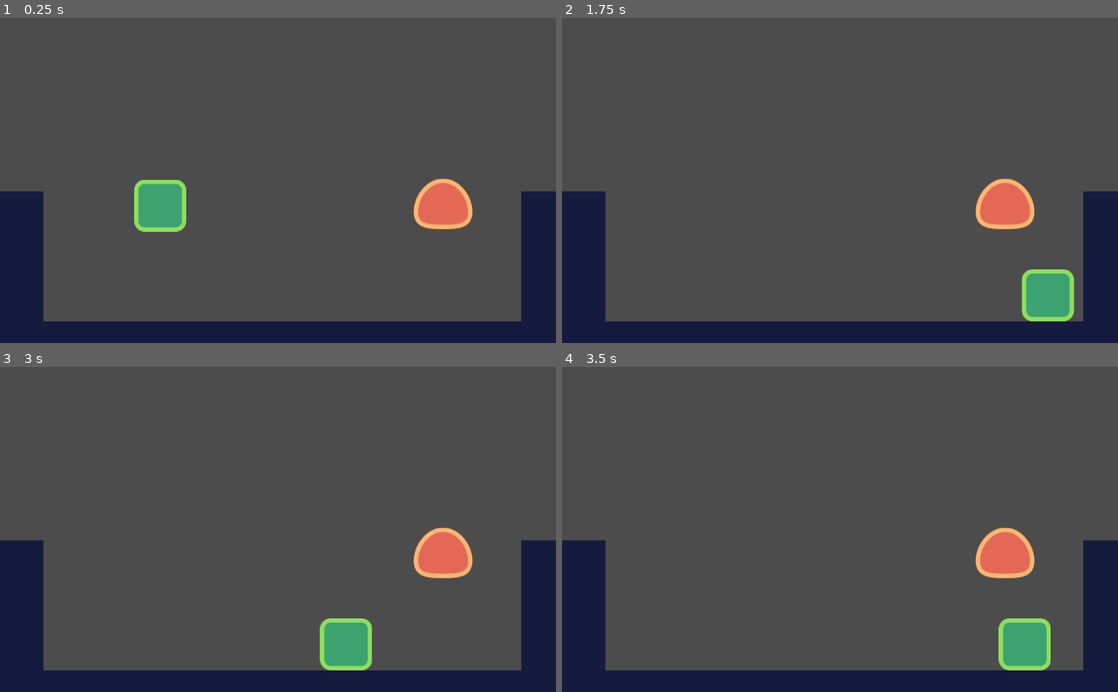
Above: before the commit, frames 1-4 (two rows, left to right).
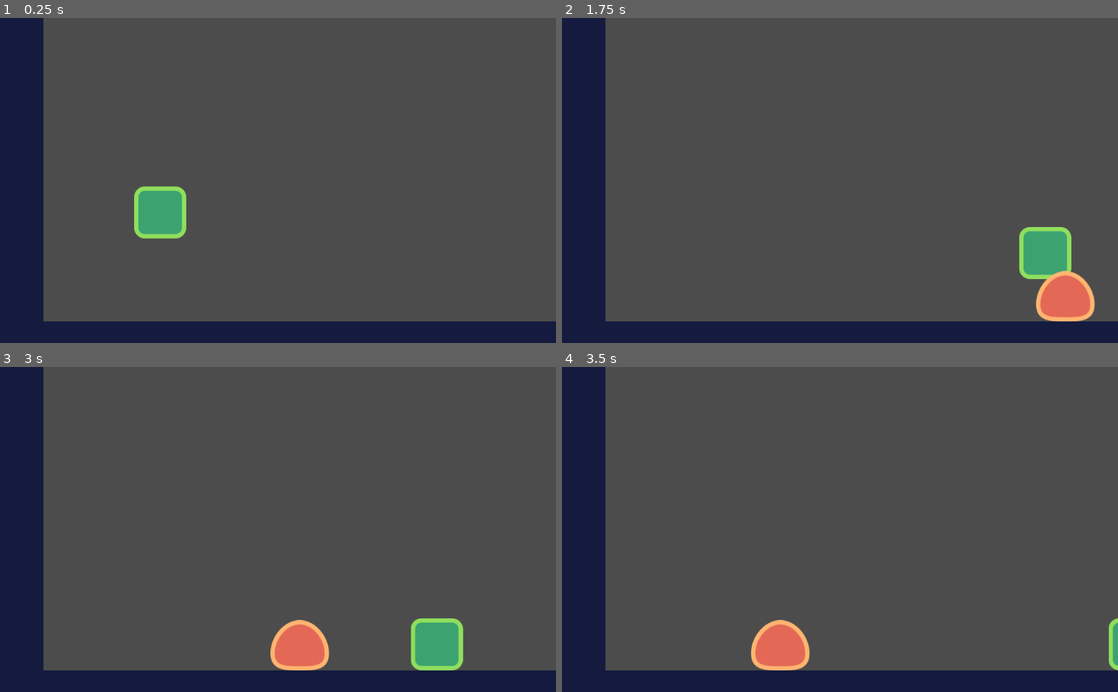
Above: after the commit, the same moments.

Repository: athomicus/Platformer
Game: Godot game, scene res://src/Levels/LevelTemplate.tscn
The game is run twice, just before and just after one commit, with the same random seed, the same clock (stepped at 60 frames per second) and the same inputs. The project has no main scene, so this scene is started directly.
Inputs:
- Up to frame 1 (0.25 s): no input
- Up to frame 2 (1.75 s): hold D (move_right) from 0.53 s (still down); tap W (move_up) at 0.77, 1.52 s
- Up to frame 3 (3 s): release D (move_right) at 2.03 s; hold A (move_left) 2.03-2.78 s; hold D (move_right) from 2.78 s (still down)
- Up to frame 4 (3.5 s): keep holding D (move_right); tap W (move_up) at 3.02 s

The runs differ from the first frame. In frame 1, 8.7% of the frame differs, in the area x 0-100%, y 0-94%; in frame 2, 11%; in frame 3, 12%; in frame 4, 11%.

Commit message:
Update Actor

Diff:
--- a/src/Actor/Actor.gd
+++ b/src/Actor/Actor.gd
@@ -4,8 +4,10 @@
 export var gravity: = 3000.0
 var velocity: = Vector2.ZERO 		#Vector2(300,0)
 
-func _physics_process(delta) -> void:
-	velocity.y += gravity * delta
-	if (Input.is_action_pressed("Escape")):
-		get_tree().quit()
+#Actor ma grawitacje
+#func _physics_process(delta) -> void:
+	#velocity.y += gravity * delta
+
+	#if (Input.is_action_pressed("Escape")):
+	#	get_tree().quit()
 	#velocity.y = max(velocity.y,speed.y)
--- a/src/Actor/Enemy.gd
+++ b/src/Actor/Enemy.gd
@@ -5,16 +5,14 @@
 # Declare member variables here. Examples:
 # var a: int = 2
 # var b: String = "text"
+func _ready() -> void:
+	velocity.x = -speed.x
+
 
 func _physics_process(delta) -> void:
-	var c: = 0
-
-# Called when the node enters the scene tree for the first time.
-func _ready() -> void:
-	pass # Replace with function body.
+	velocity.y += gravity * delta
+	if is_on_wall():
+		velocity  *= -1.0
 
 
-
-# Called every frame. 'delta' is the elapsed time since the previous frame.
-#func _process(delta: float) -> void:
-#	pass
+	velocity.y = move_and_slide(velocity, Vector2.UP).y
--- a/src/Actor/Player.gd
+++ b/src/Actor/Player.gd
@@ -6,6 +6,7 @@
 
 
 func _physics_process(delta: float) -> void:
+	velocity.y += gravity * delta
 	var is_jump_interrupted: = Input.is_action_just_released("move_up") and velocity.y < 0.0
 	var direction: = get_direction()
 	#velocity = speed * direction
--- a/src/Actor/_Enemy.tscn
+++ b/src/Actor/_Enemy.tscn
@@ -18,3 +18,5 @@
 [node name="CollisionShape2D" type="CollisionShape2D" parent="."]
 position = Vector2( -0.5, -41 )
 shape = SubResource( 1 )
+
+[node name="VisibilityEnabler2D" type="VisibilityEnabler2D" parent="."]
--- a/src/Levels/LevelTemplate.tscn
+++ b/src/Levels/LevelTemplate.tscn
@@ -86,10 +86,10 @@
 collision_layer = 8
 collision_mask = 0
 format = 1
-tile_data = PoolIntArray( 262144, 0, 0, 262156, 0, 0, 327680, 0, 0, 327692, 0, 0, 393216, 0, 0, 393228, 0, 0, 458752, 0, 0, 458753, 0, 0, 458754, 0, 0, 458755, 0, 0, 458756, 0, 0, 458757, 0, 0, 458758, 0, 0, 458759, 0, 0, 458760, 0, 0, 458761, 0, 0, 458762, 0, 0, 458763, 0, 0, 458764, 0, 0 )
+tile_data = PoolIntArray( -196608, 0, 0, -196589, 0, 0, -131072, 0, 0, -131053, 0, 0, -65536, 0, 0, -65517, 0, 0, 0, 0, 0, 19, 0, 0, 65536, 0, 0, 65555, 0, 0, 131072, 0, 0, 131091, 0, 0, 196608, 0, 0, 196627, 0, 0, 262144, 0, 0, 262163, 0, 0, 327680, 0, 0, 327699, 0, 0, 393216, 0, 0, 393235, 0, 0, 458752, 0, 0, 458753, 0, 0, 458754, 0, 0, 458755, 0, 0, 458756, 0, 0, 458757, 0, 0, 458758, 0, 0, 458759, 0, 0, 458760, 0, 0, 458761, 0, 0, 458762, 0, 0, 458763, 0, 0, 458764, 0, 0, 458765, 0, 0, 458766, 0, 0, 458767, 0, 0, 458768, 0, 0, 458769, 0, 0, 458770, 0, 0, 458771, 0, 0 )
 
 [node name="Player" parent="." instance=ExtResource( 3 )]
 position = Vector2( 295, 207 )
 
 [node name="Enemy" parent="." instance=ExtResource( 2 )]
-position = Vector2( 816, 391 )
+position = Vector2( 1452, 548 )
